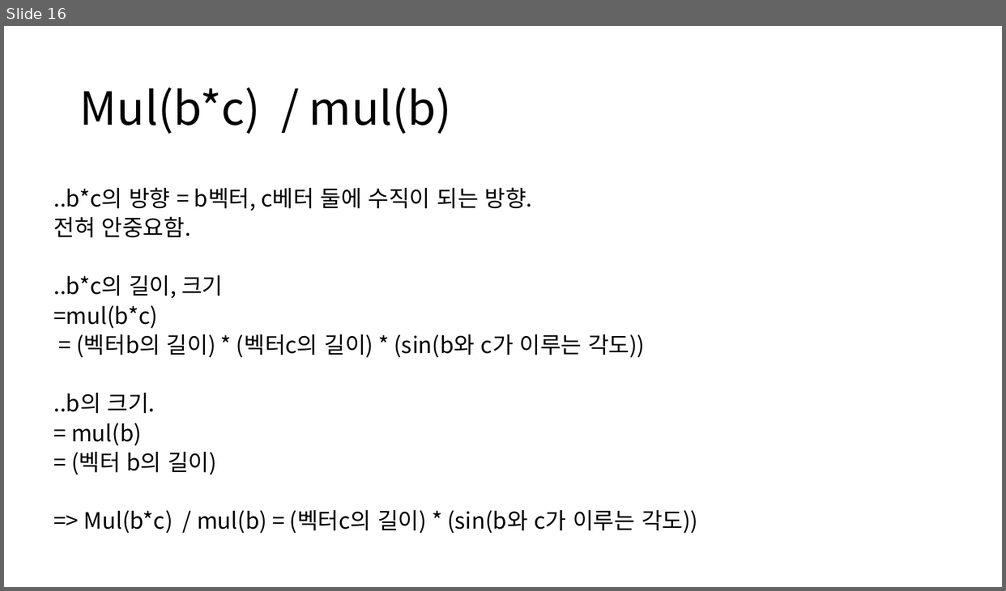
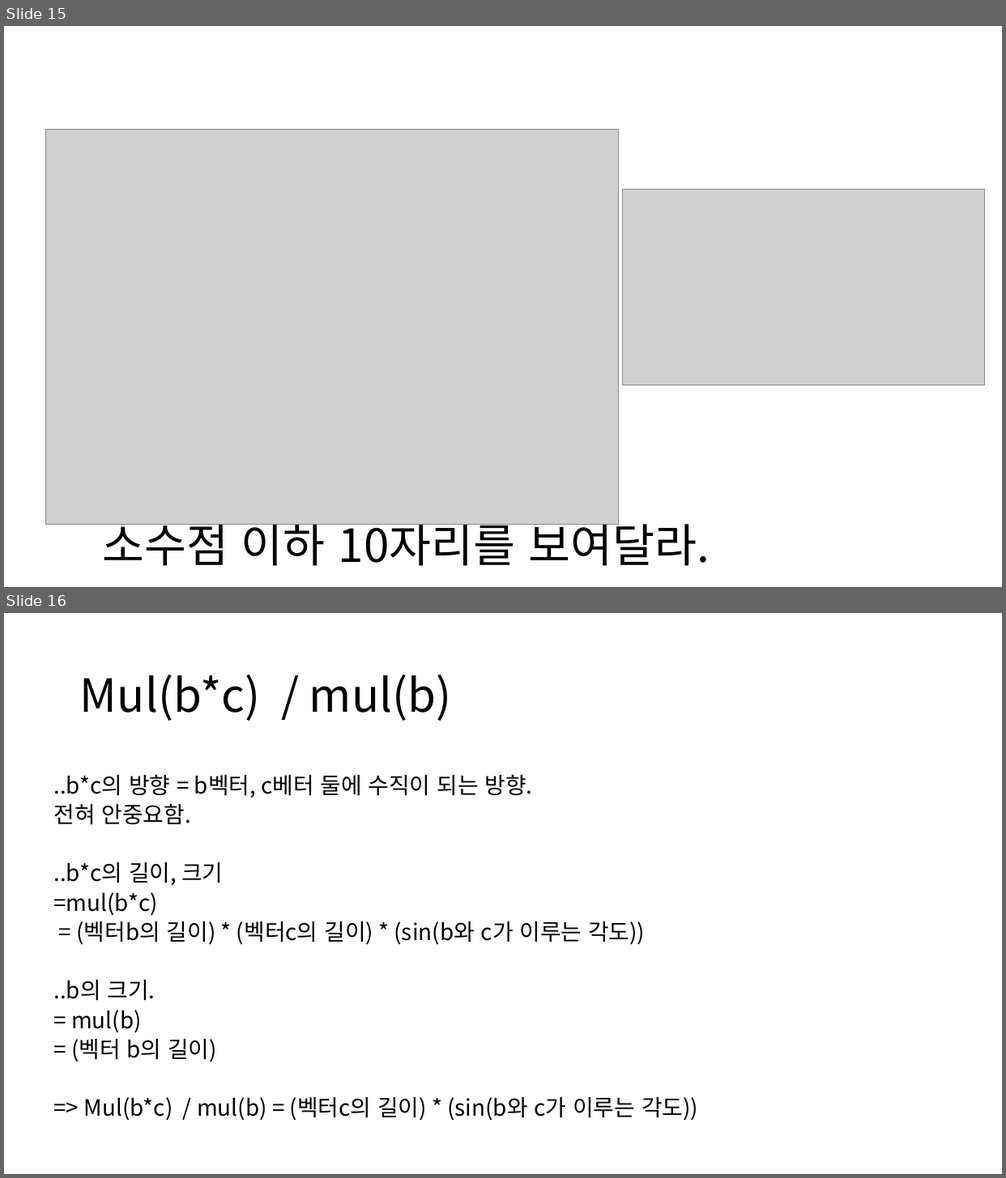
Before and after one commit to ckdgus0505/ACM, a slide deck: PPT 발표자료/이동석 발표자료/4월 13일 발표.pptx. Shown one above the other, each under a label of ours: slide 16 before the commit, slides 15 and 16 after it. The pictures are 1006x591 and 1006x1178 pixels, drawn with LibreOffice and Linux fonts; fonts in the diff are those of the drawing; grey boxes stand for pictures. Boxes give left, top, right and bottom in pixels: in the first picture for what was removed or moved away, otherwise in the second. Text is boxed around its words. In the diff, an @@ line names an element or a change of style, - is before the commit and + after.

```diff
--- a/PPT 발표자료/이동석 발표자료/4월 13일 발표.pptx
+++ b/PPT 발표자료/이동석 발표자료/4월 13일 발표.pptx
@@ slide 15 added at (4,26,1002,587), background #FFFFFF @@
@@ picture added at (46,130,620,525) @@
@@ picture added at (622,189,985,386) @@
@@ title added at (102,516,710,566), 44 pt, text #000000 @@
+소수점 이하 10자리를 보여달라.
```
Also in this commit, not shown: 1 slide removed.
